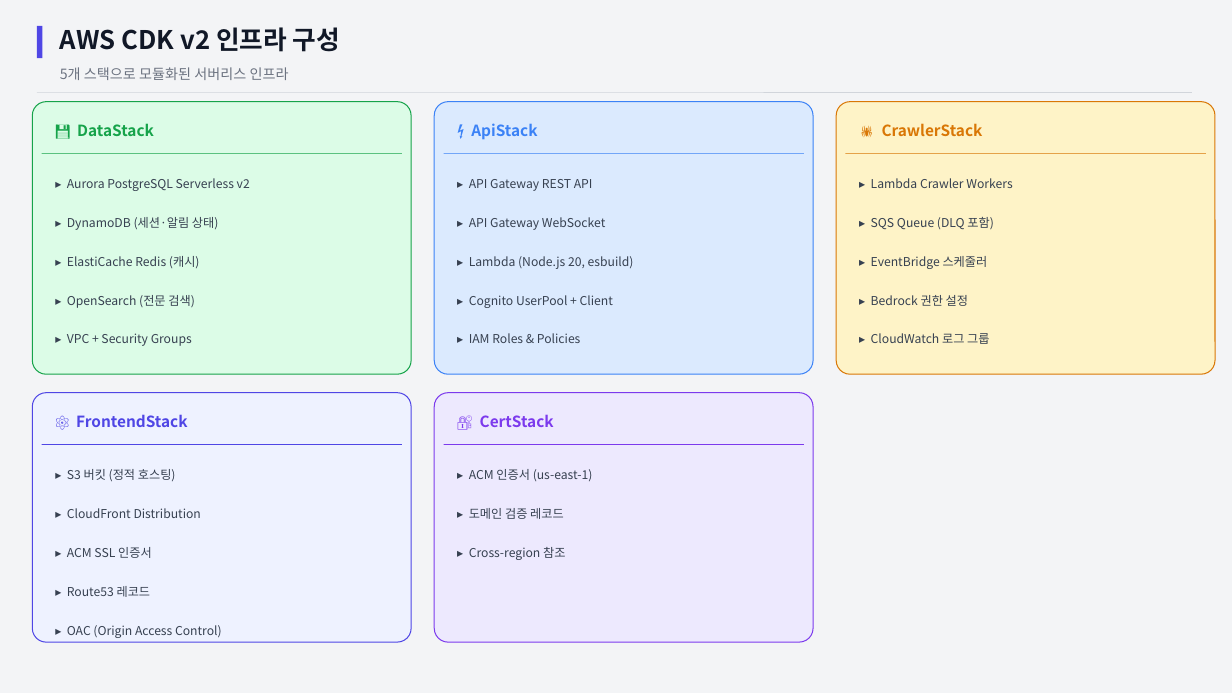
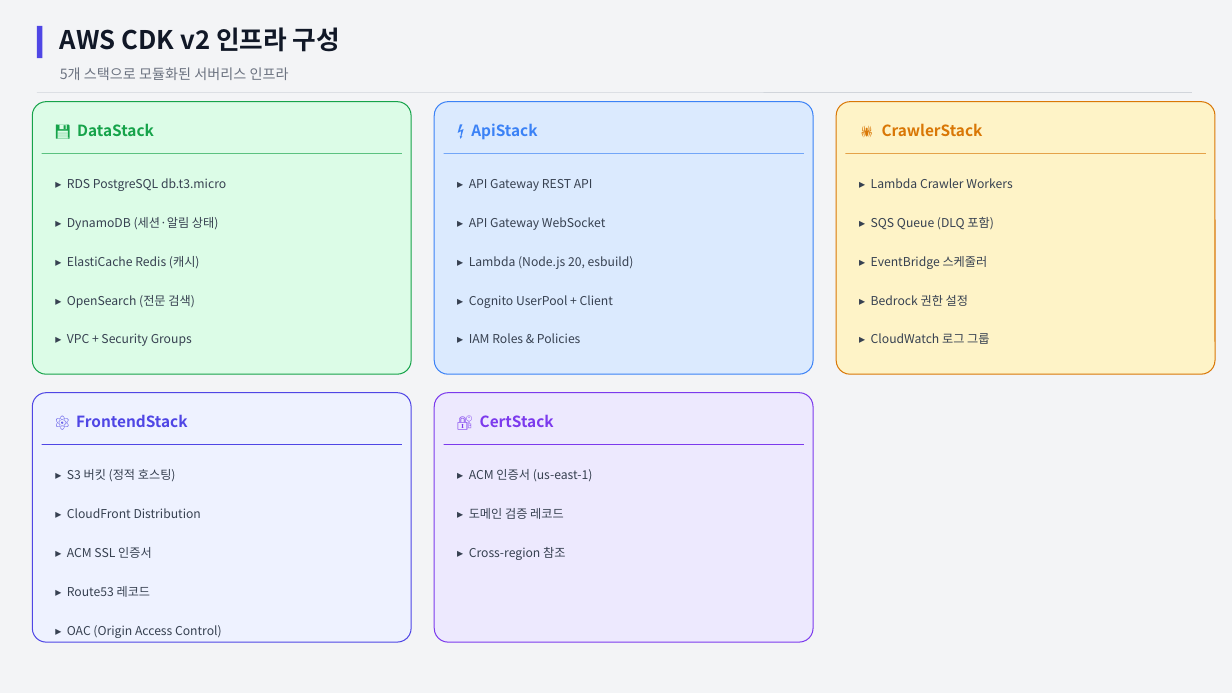
Before and after one commit to Chocobone/subculture_map_KR, a slide deck: slide 9 of subculture_tracker_presentation.pptx. Drawn at 1232x693 pixels with LibreOffice and Linux fonts; fonts in the diff are those of the drawing. Boxes give left, top, right and bottom in pixels: in the first picture for what was removed or moved away, otherwise in the second. Text is boxed around its words. In the diff, an @@ line names an element or a change of style, - is before the commit and + after.

```diff
--- a/subculture_tracker_presentation.pptx
+++ b/subculture_tracker_presentation.pptx
@@ text at [67,178,226,191]: text changed @@
-▸ Aurora PostgreSQL Serverless v2
+▸ RDS PostgreSQL db.t3.micro
```
Also in this commit, not shown: 4 other slides changed.
